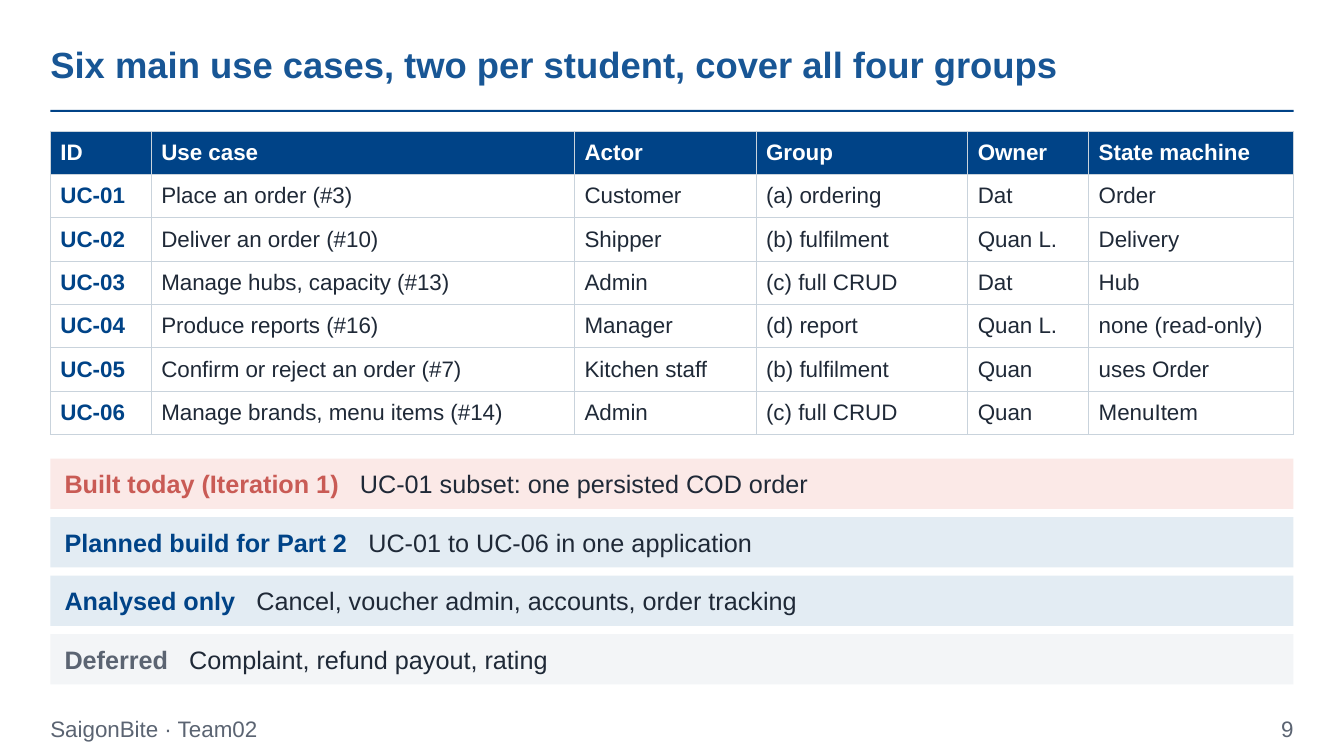
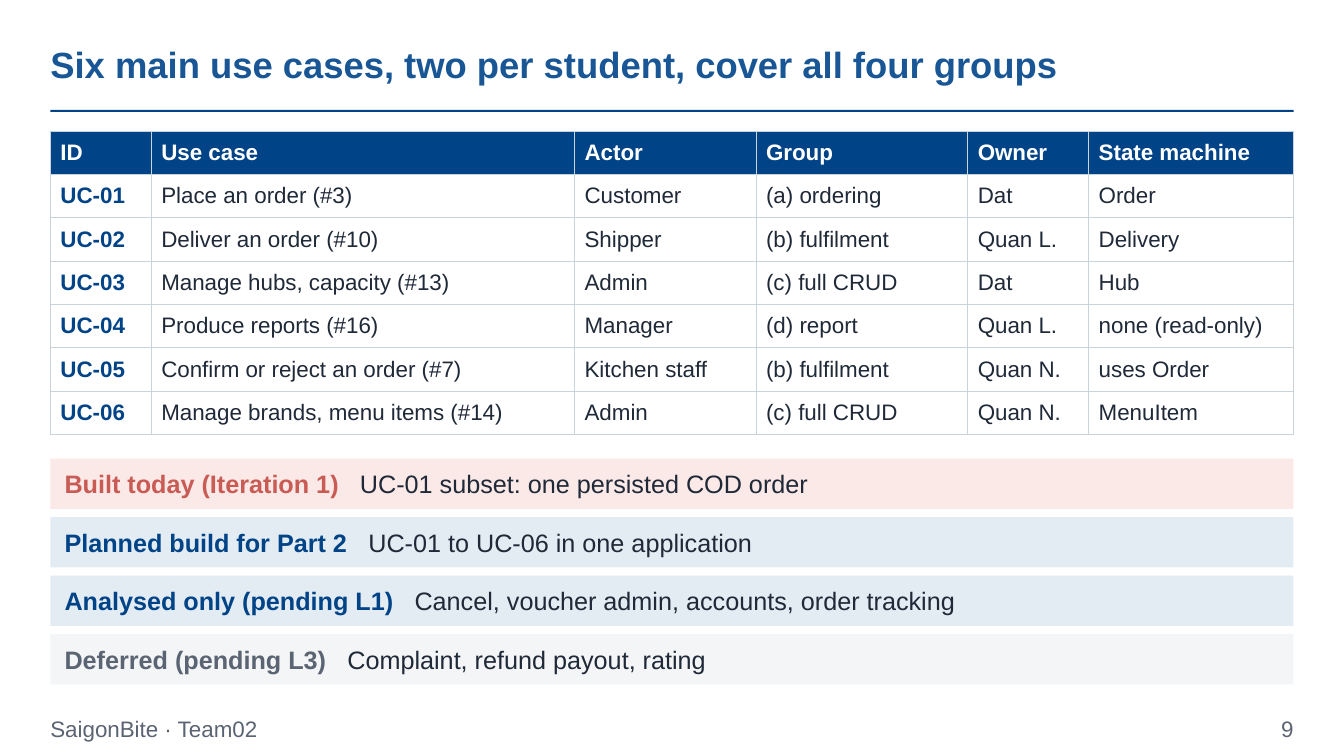
Before and after one commit to Dat071104/SaigonBite, a slide deck: slide 9 of docs/part1/Team02_Proposal_Slides_for_SaigonBite.pptx. Drawn at 1344x756 pixels with LibreOffice and Linux fonts; fonts in the diff are those of the drawing. Boxes give left, top, right and bottom in pixels: in the first picture for what was removed or moved away, otherwise in the second. Text is boxed around its words. In the diff, an @@ line names an element or a change of style, - is before the commit and + after.

```diff
--- a/docs/part1/Team02_Proposal_Slides_for_SaigonBite.pptx
+++ b/docs/part1/Team02_Proposal_Slides_for_SaigonBite.pptx
@@ table at <box>50,131,1294,429</box> @@
-row 6, column 5: Quan
+row 6, column 5: Quan N.
-row 7, column 5: Quan
+row 7, column 5: Quan N.
@@ text at <box>65,591,955,616</box>: text changed @@
-Analysed only Cancel, voucher admin, accounts, order tracking
+Analysed only (pending L1) Cancel, voucher admin, accounts, order tracking
@@ text at <box>65,650,706,674</box>: text changed @@
-Deferred Complaint, refund payout, rating
+Deferred (pending L3) Complaint, refund payout, rating
```
Also in this commit, not shown: 3 other slides changed, 3 other files.
